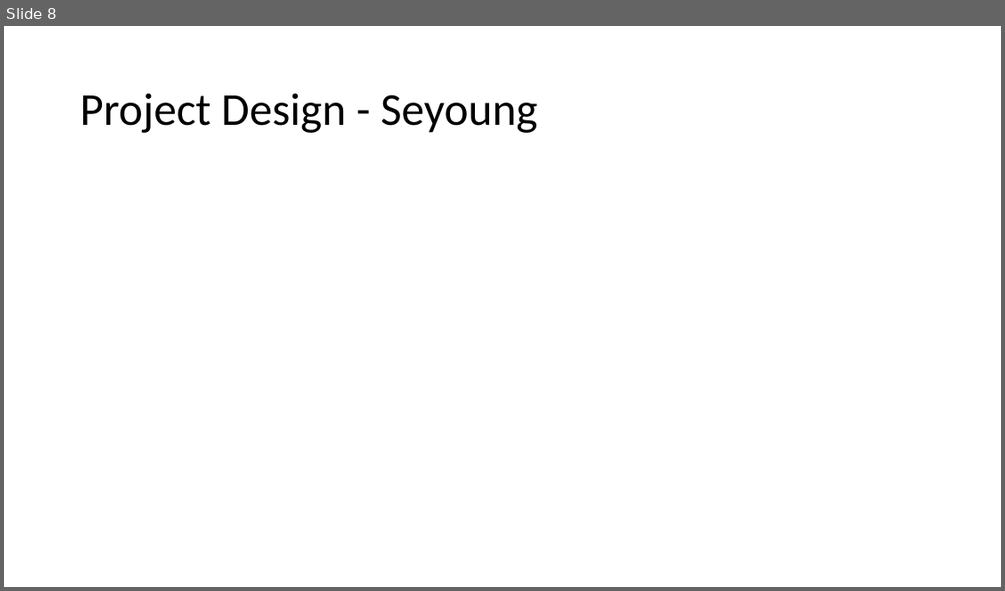
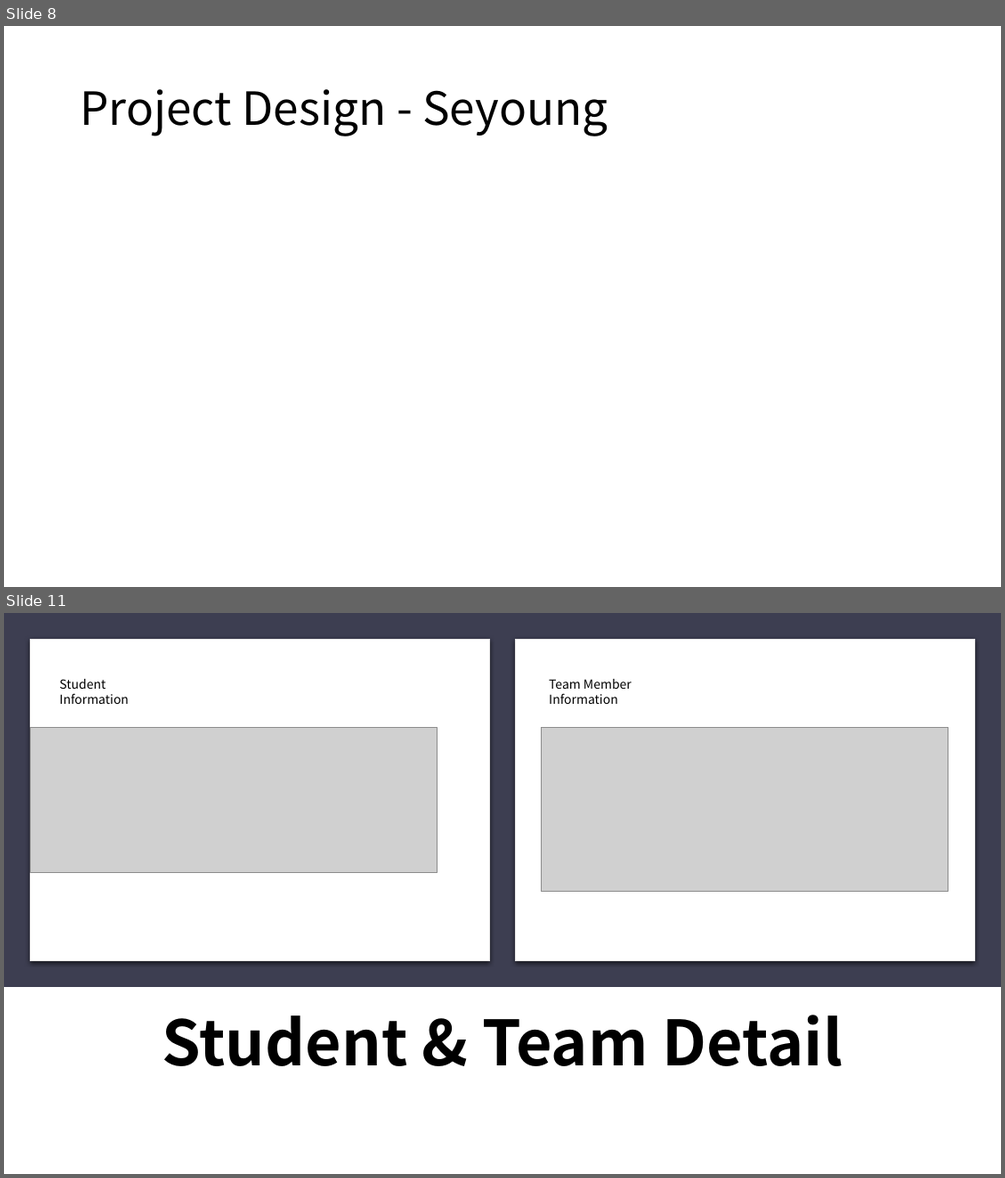
Before and after one commit to BrissyKim/group14, a slide deck: Capstone Management.pptx. Shown one above the other, each under a label of ours: slide 8 before the commit, slides 8 and 11 after it; the slides between them are not shown. The pictures are 1005x591 and 1005x1178 pixels, drawn with LibreOffice and Linux fonts; fonts in the diff are those of the drawing; grey boxes stand for pictures. Boxes give left, top, right and bottom in pixels: in the first picture for what was removed or moved away, otherwise in the second. Text is boxed around its words. In the diff, an @@ line names an element or a change of style, - is before the commit and + after.

```diff
--- a/Capstone Management.pptx
+++ b/Capstone Management.pptx
@@ slide 11 added at (4, 613, 1001, 1174), background #FFFFFF @@
@@ rectangle added at (4, 613, 1001, 987), fill #3D3E51 @@
@@ rounded rectangle added at (30, 639, 489, 961), fill #FFFFFF, outline #E7E6E6 0.75 pt @@
@@ rounded rectangle added at (516, 639, 975, 961), fill #FFFFFF, outline #E7E6E6 0.75 pt @@
@@ text added at (59, 679, 129, 704), 12 pt, text #000000 @@
+Student Information
@@ text added at (549, 679, 631, 704), 12 pt, text #000000 @@
+Team Member Information
@@ picture added at (30, 728, 437, 873) @@
@@ picture added at (542, 728, 948, 892) @@
@@ text added at (162, 1014, 842, 1066), 60 pt, text #000000, bold @@
+Student & Team Detail
@@ slide 8 changed as well @@
@@ title "Project Design - Seyoung" at (80, 89, 607, 136): font Calibri to Noto Sans CJK KR @@
```
Also in this commit, not shown: 7 other slides changed, 4 other slides added, 1 slide removed.
